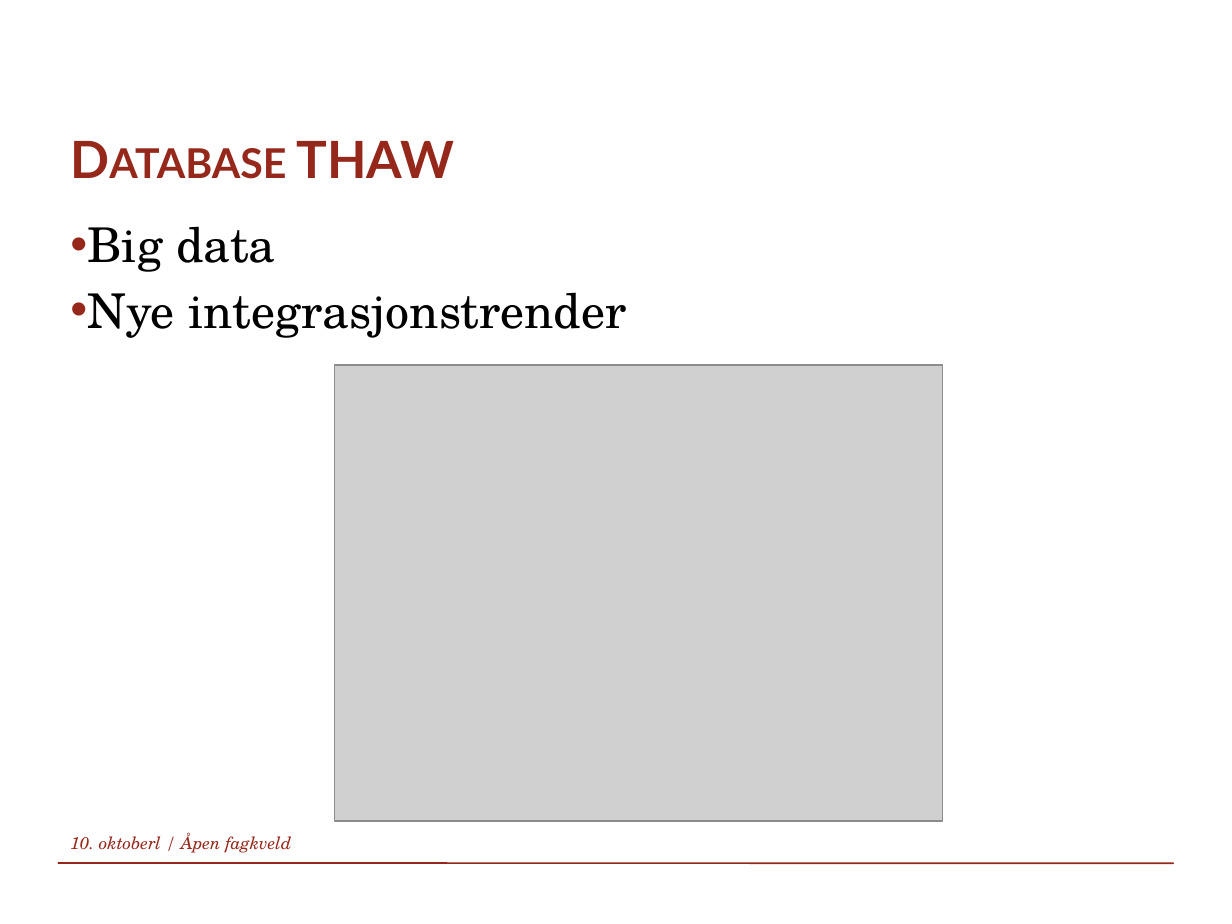
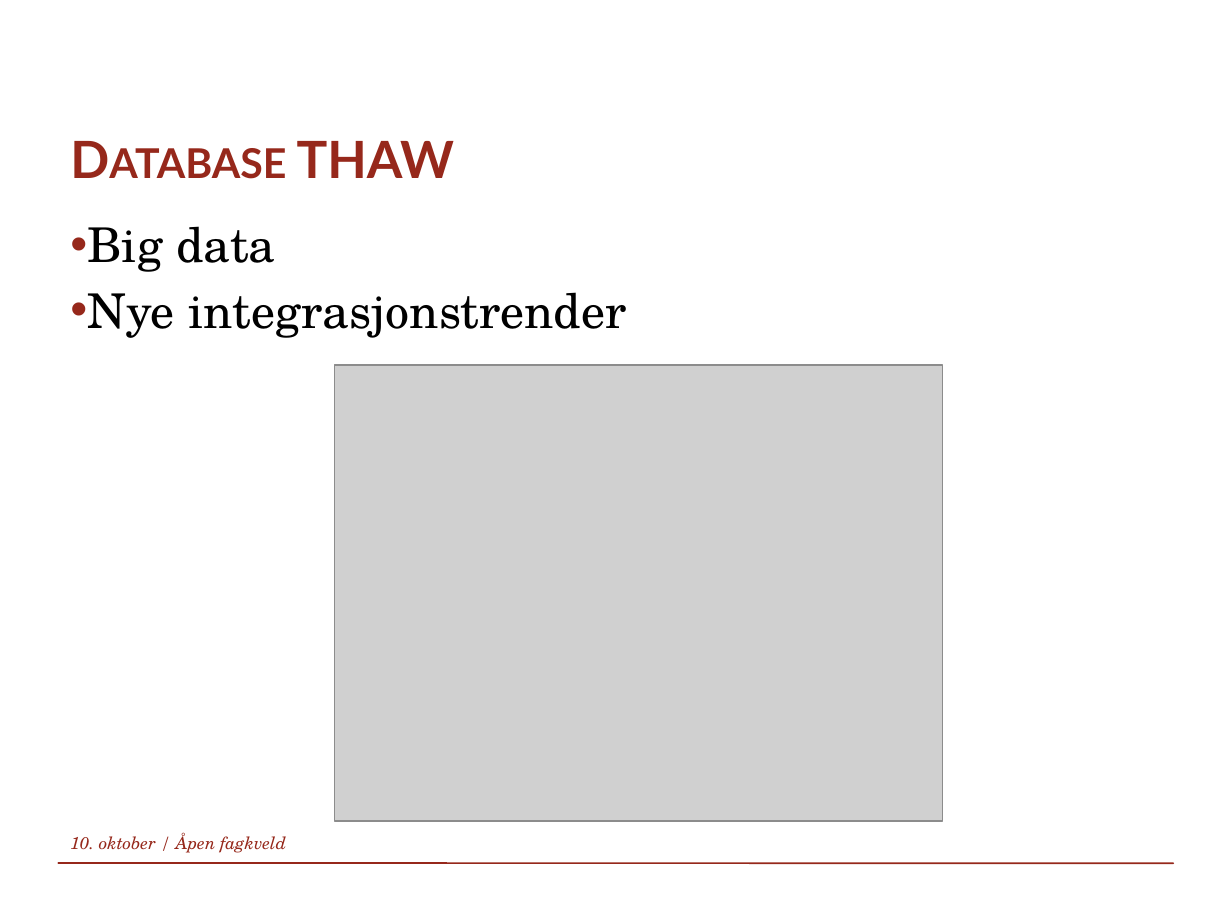
Before and after one commit to mariusin79/FagkveldOktober, a slide deck: slide 5 of Slides/Polyglot persistence.pptx (slide 4 before the commit). Drawn at 1232x924 pixels with LibreOffice and Linux fonts; fonts in the diff are those of the drawing; grey boxes stand for pictures; background and template pictures are left out. Boxes give left, top, right and bottom in pixels: in the first picture for what was removed or moved away, otherwise in the second. Text is boxed around its words. In the diff, an @@ line names an element or a change of style, - is before the commit and + after.

```diff
--- a/Slides/Polyglot persistence.pptx
+++ b/Slides/Polyglot persistence.pptx
@@ text at box(70, 832, 286, 853): text changed @@
-10. oktoberl / Åpen fagkveld
+10. oktober / Åpen fagkveld
```
Also in this commit, not shown: 24 other slides changed, 2 slides added.
